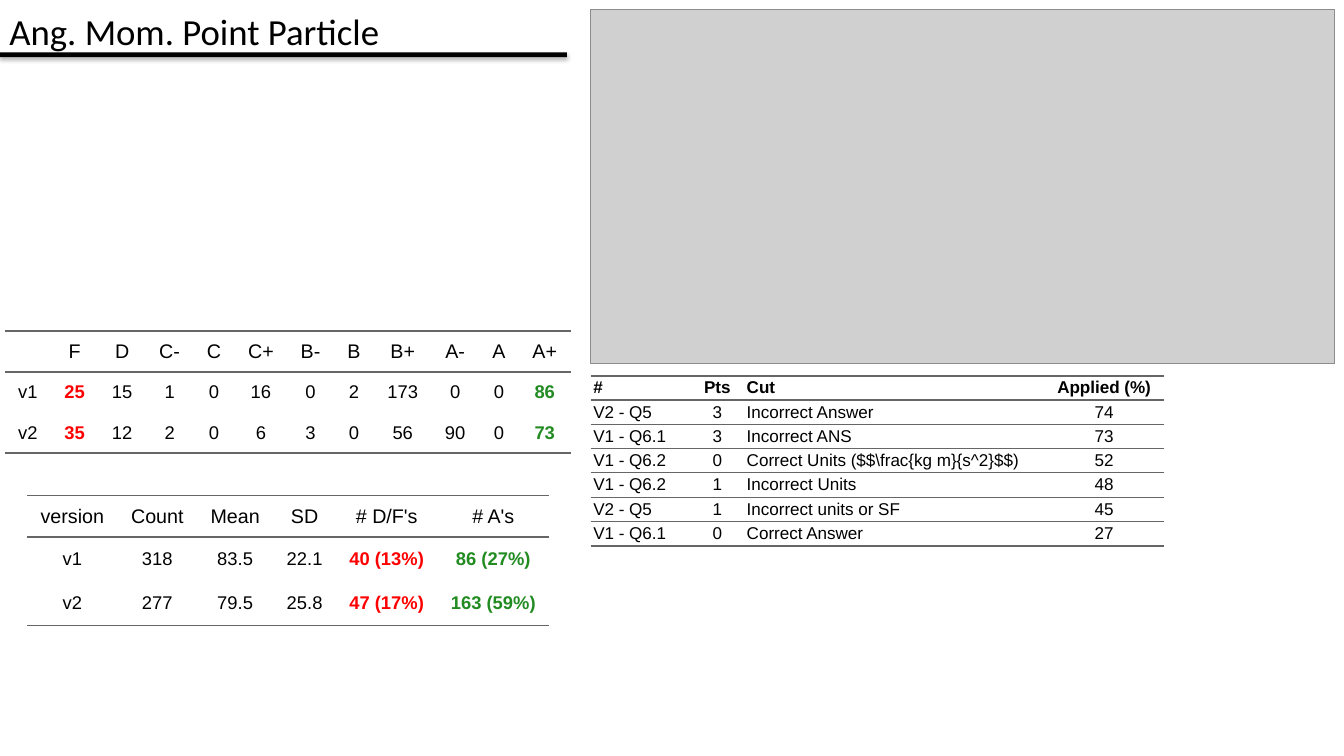
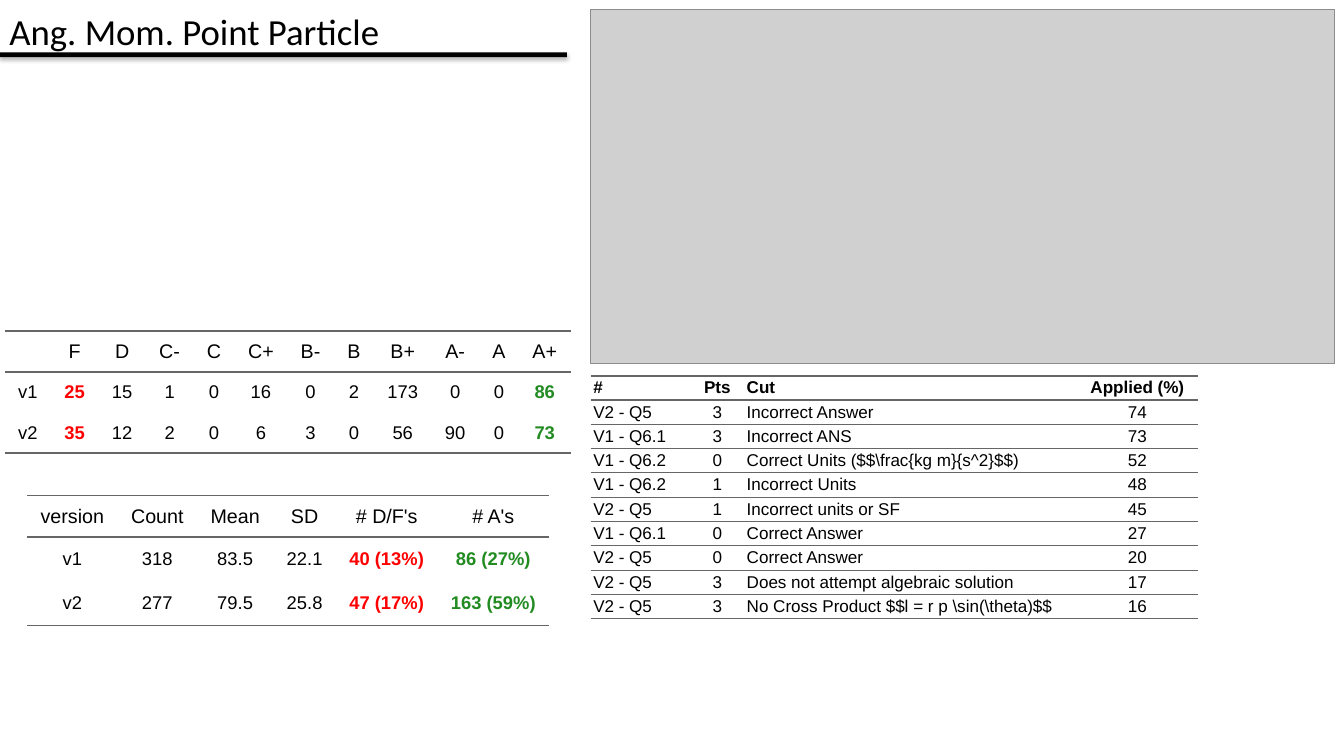
Before and after one commit to kfilip10/grade-analysis-tool-win, a slide deck: slide 14 of shiny/test.pptx (slide 8 before the commit). Drawn at 1344x756 pixels with LibreOffice and Linux fonts; fonts in the diff are those of the drawing; grey boxes stand for pictures. Boxes give left, top, right and bottom in pixels: in the first picture for what was removed or moved away, otherwise in the second. Text is boxed around its words. In the diff, an @@ line names an element or a change of style, - is before the commit and + after.

```diff
--- a/shiny/test.pptx
+++ b/shiny/test.pptx
@@ table at [591,376,1198,660] @@
+row 8: V2 - Q5 | 0 | Correct Answer | 20
+row 9: V2 - Q5 | 3 | Does not attempt algebraic solution | 17
+row 10: V2 - Q5 | 3 | No Cross Product $$l = r p \sin(\theta)$$ | 16
@@ table: place and size @@
-table at [591,376,1165,660]
+table at [591,376,1198,660]
```
Also in this commit, not shown: 10 other slides changed, 6 slides added, 40 other files.
